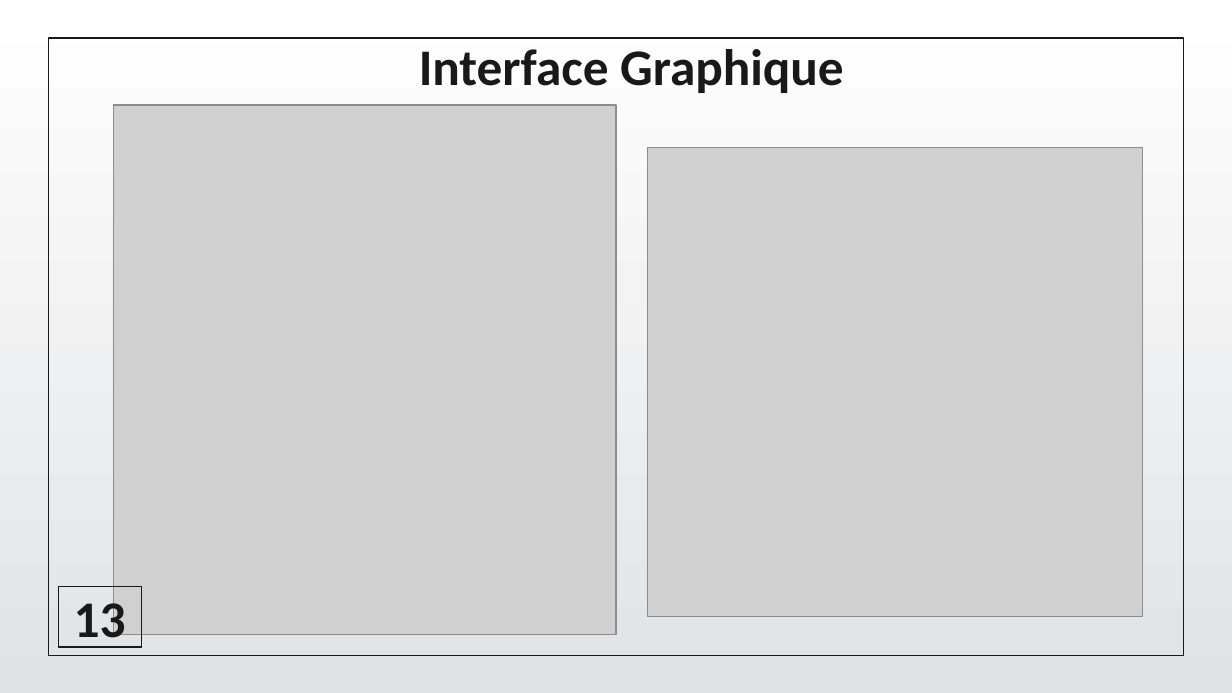
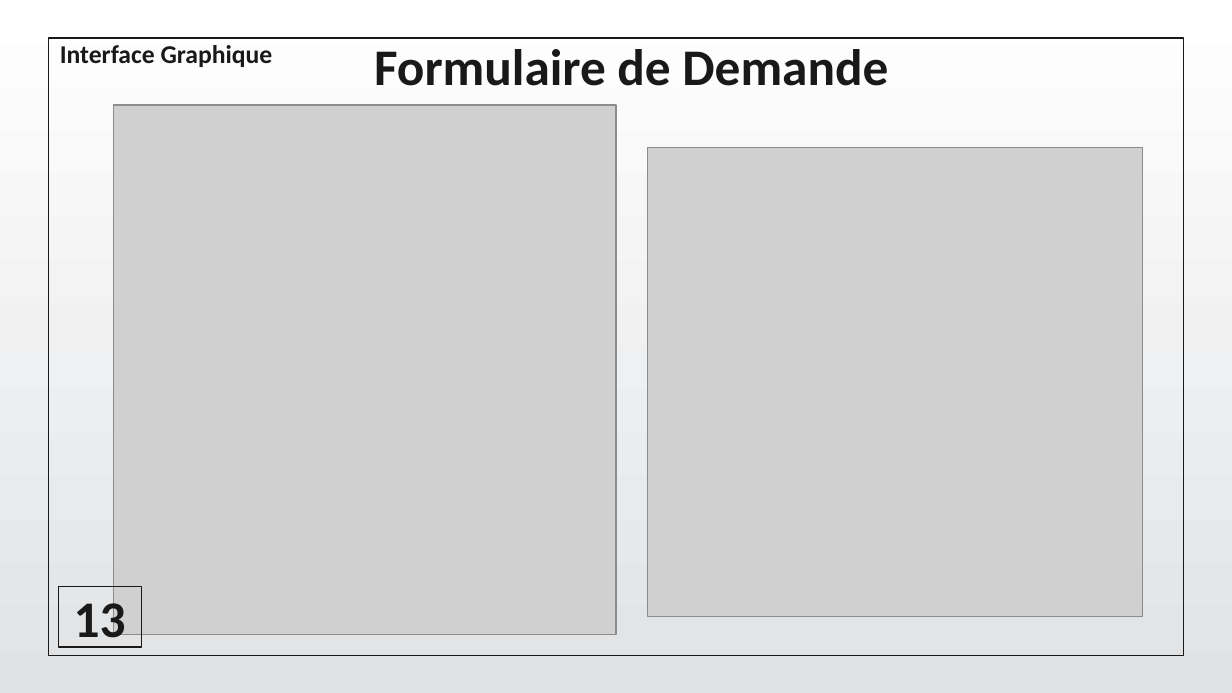
Before and after one commit to CodeWizard-404/Circuit_De_Stage, a slide deck: slide 22 of Doc/Pres/Pres.pptx (slide 21 before the commit). Drawn at 1232x693 pixels with LibreOffice and Linux fonts; fonts in the diff are those of the drawing; grey boxes stand for pictures; background and template pictures are left out. Boxes give left, top, right and bottom in pixels: in the first picture for what was removed or moved away, otherwise in the second. Text is boxed around its words. In the diff, an @@ line names an element or a change of style, - is before the commit and + after.

```diff
--- a/Doc/Pres/Pres.pptx
+++ b/Doc/Pres/Pres.pptx
@@ text added at (60,45,273,67), 15 pt, text #191919, bold @@
+Interface Graphique
@@ text at (374,49,888,86): text changed @@
-Interface Graphique
+Formulaire de Demande
```
Also in this commit, not shown: 9 other slides changed, 1 slide added.
